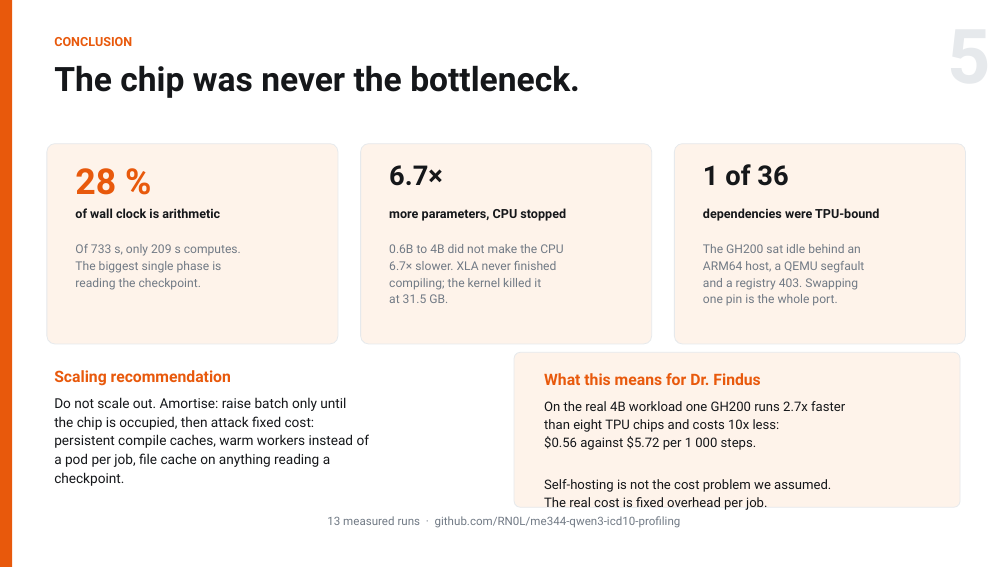
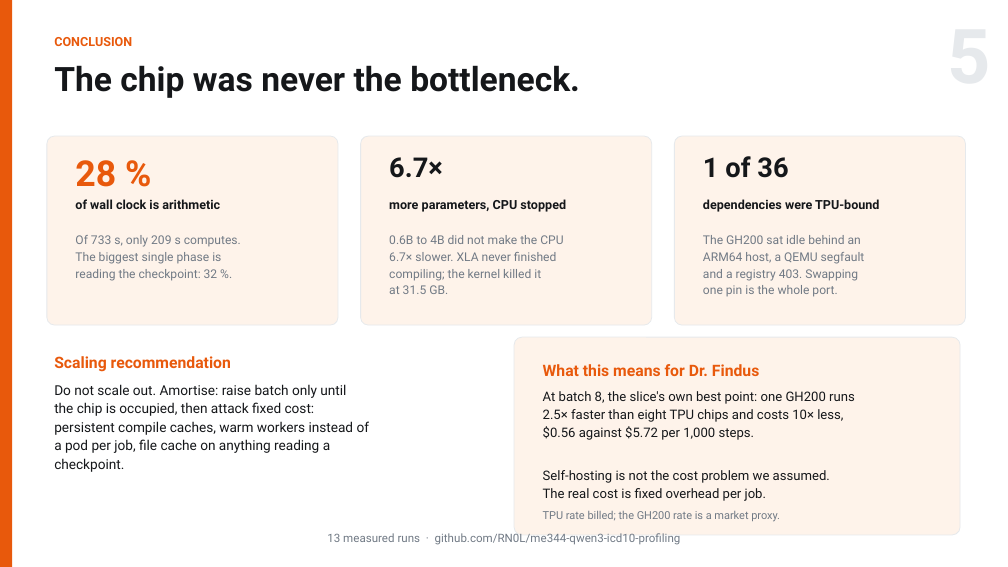
Before and after one commit to RN0L/qwen3-icd10-scaling, a slide deck: slide 5 of slides/ME344_Final_Arnold_Hambuch.pptx. Drawn at 1008x567 pixels with LibreOffice and Linux fonts; fonts in the diff are those of the drawing. Boxes give left, top, right and bottom in pixels: in the first picture for what was removed or moved away, otherwise in the second. Text is boxed around its words. In the diff, an @@ line names an element or a change of style, - is before the commit and + after.

```diff
--- a/slides/ME344_Final_Arnold_Hambuch.pptx
+++ b/slides/ME344_Final_Arnold_Hambuch.pptx
@@ rounded rectangle: place and size @@
-rounded rectangle at box(47, 144, 338, 344)
+rounded rectangle at box(47, 136, 338, 325)
@@ rounded rectangle: place and size @@
-rounded rectangle at box(361, 144, 652, 344)
+rounded rectangle at box(361, 136, 652, 325)
@@ rounded rectangle: place and size @@
-rounded rectangle at box(675, 144, 966, 344)
+rounded rectangle at box(675, 136, 966, 325)
@@ 9 texts: place and size @@
-9 texts at box(75, 164, 879, 306)
+9 texts at box(75, 156, 879, 297)
@@ text at box(75, 269, 218, 281): text changed @@
-reading the checkpoint.
+reading the checkpoint: 32 %.
@@ text "Scaling recommendation": place and size @@
-text "Scaling recommendation" at box(54, 370, 231, 386)
+text "Scaling recommendation" at box(54, 356, 231, 372)
@@ rounded rectangle: place and size @@
-rounded rectangle at box(514, 352, 960, 507)
+rounded rectangle at box(514, 337, 960, 535)
@@ text "What this means for Dr. ...": place and size @@
-text "What this means for Dr. ..." at box(544, 373, 760, 385)
+text "What this means for Dr. ..." at box(543, 364, 759, 376)
@@ text "Do not scale out. Amortise: ...": place and size @@
-text "Do not scale out. Amortise: ..." at box(54, 397, 370, 486)
+text "Do not scale out. Amortise: ..." at box(54, 384, 370, 472)
@@ text "At batch 8, the slice's ...": place and size @@
-text "At batch 8, the slice's ..." at box(544, 401, 845, 510)
+text "At batch 8, the slice's ..." at box(543, 391, 855, 501)
@@ text at box(543, 391, 855, 440): text changed @@
-On the real 4B workload one GH200 runs 2.7x faster
-than eight TPU chips and costs 10x less:
-$0.56 against $5.72 per 1 000 steps.
+At batch 8, the slice's own best point: one GH200 runs
+2.5× faster than eight TPU chips and costs 10× less,
+$0.56 against $5.72 per 1,000 steps.
@@ text "13 measured runs · github.com/RN0L/me344-qwen3-icd10-profili ...": place and size @@
-text "13 measured runs · github.com/RN0L/me344-qwen3-icd10-profili ..." at box(327, 516, 681, 528)
+text "13 measured runs · github.com/RN0L/me344-qwen3-icd10-profili ..." at box(327, 533, 681, 545)
@@ text added at box(543, 511, 780, 522), 10.5 pt, text #717A85 @@
+TPU rate billed; the GH200 rate is a market proxy.
```
Also in this commit, not shown: 4 other slides changed, 11 other files.
